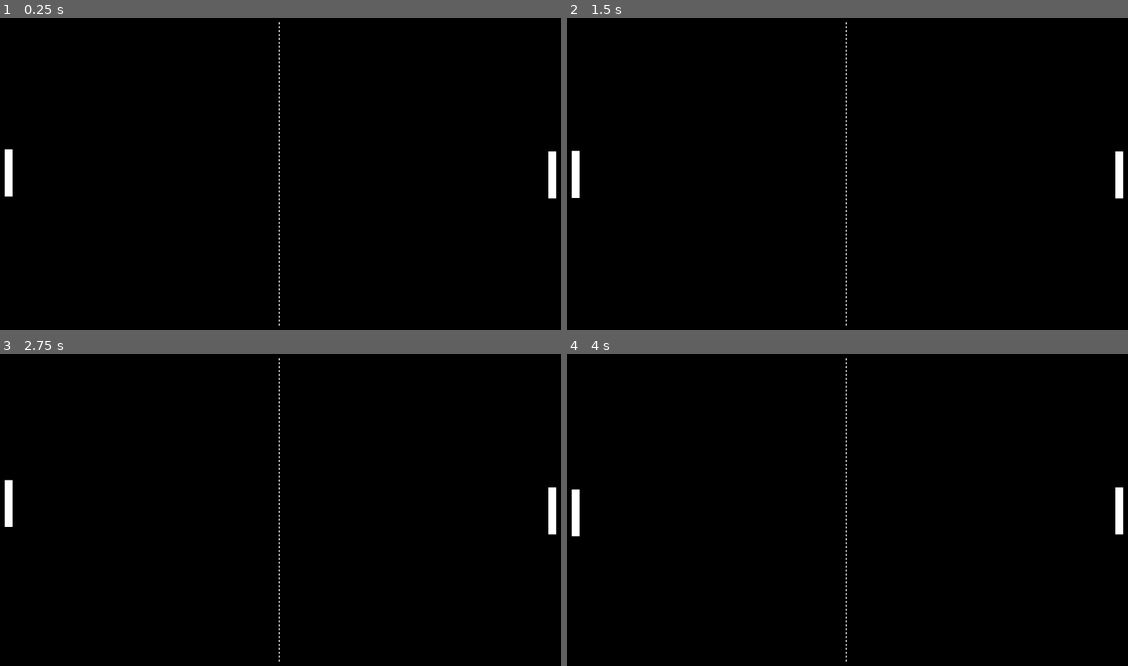
Above: before the commit, frames 1-4 (two rows, left to right).
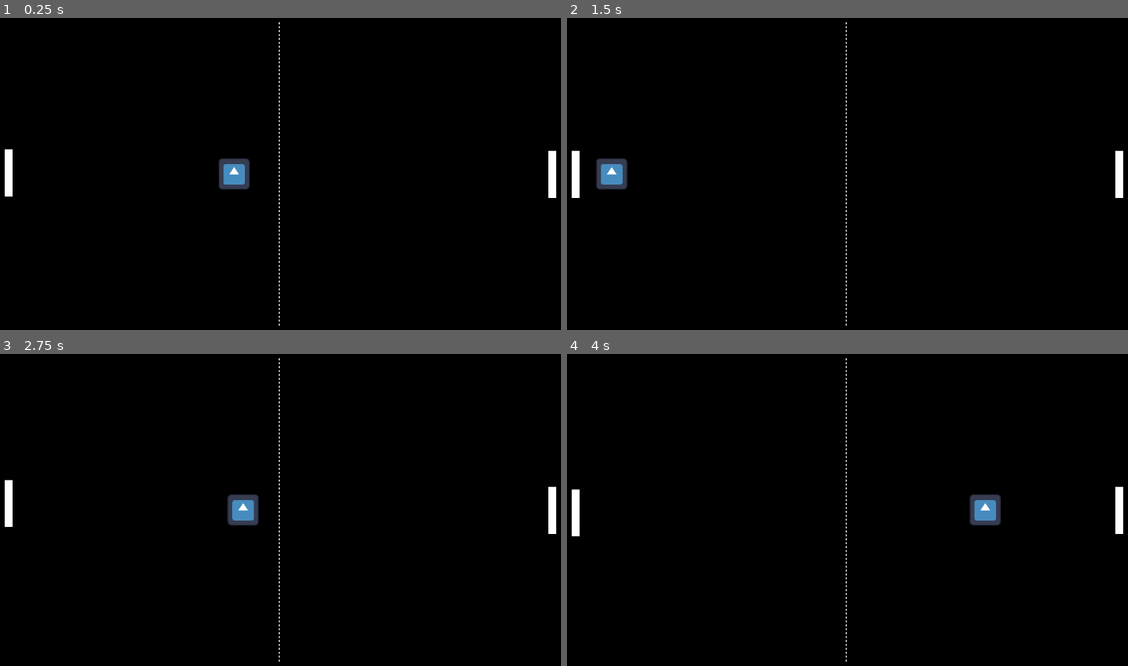
Above: after the commit, the same moments.

Repository: matthew-talamantes/godot-pong
Game: Godot game, scene res://scenes/map.tscn
Two runs of this game, one before a commit and one after it. Both use one fixed random seed, a clock stepped at 60 frames per second and the inputs below. The engine's default icon, where the game draws it, is replaced by a stand-in: a white triangle on a blue panel in a dark square.
Inputs (mouse positions are in pixels of both pictures, inside the frame that each line leads up to):
- Up to frame 1 (0.25 s): no input
- Up to frame 2 (1.5 s): move the mouse to (881, 170) at 0.52 s; move the mouse to (819, 174) at 1.27 s
- Up to frame 3 (2.75 s): move the mouse to (297, 503) at 2.02 s
- Up to frame 4 (4 s): move the mouse to (841, 513) at 2.77 s; move the mouse to (892, 513) at 3.52 s

The runs differ from the first frame. In frame 1, 0.6% of the frame differs, in the area x 38-100%, y 42-58%; in frame 2, 0.6%, in the area x 5-100%, y 42-58%; in frame 3, 0.6%; in frame 4, 0.6%.

Commit message:
Start work on ball

Diff:
--- a/project.godot
+++ b/project.godot
@@ -19,6 +19,10 @@
 
 Globals="*res://scripts/globals.gd"
 
+[global_group]
+
+player=""
+
 [input]
 
 ui_accept={
@@ -331,6 +335,10 @@
 ]
 }
 
+[physics]
+
+2d/default_gravity_vector=Vector2(1, 0)
+
 [rendering]
 
 renderer/rendering_method="gl_compatibility"
--- /dev/null
+++ b/scenes/ball.tscn
@@ -0,0 +1,25 @@
+[gd_scene load_steps=5 format=3 uid="uid://cq0iphrr2vvtt"]
+
+[ext_resource type="Texture2D" uid="uid://c8msxaots0fis" path="res://assets/icon.svg" id="1_7s4qf"]
+[ext_resource type="Script" uid="uid://cs8aw2k741pbf" path="res://scripts/ball.gd" id="1_cxlvu"]
+
+[sub_resource type="PhysicsMaterial" id="PhysicsMaterial_cxlvu"]
+bounce = 1.0
+
+[sub_resource type="RectangleShape2D" id="RectangleShape2D_7s4qf"]
+size = Vector2(64, 64)
+
+[node name="Ball" type="RigidBody2D"]
+physics_material_override = SubResource("PhysicsMaterial_cxlvu")
+contact_monitor = true
+max_contacts_reported = 5
+script = ExtResource("1_cxlvu")
+
+[node name="Sprite2D" type="Sprite2D" parent="."]
+scale = Vector2(0.5, 0.5)
+texture = ExtResource("1_7s4qf")
+
+[node name="CollisionShape2D" type="CollisionShape2D" parent="."]
+shape = SubResource("RectangleShape2D_7s4qf")
+
+[connection signal="body_entered" from="." to="." method="_on_body_entered"]
--- a/scenes/map.tscn
+++ b/scenes/map.tscn
@@ -1,9 +1,10 @@
-[gd_scene load_steps=7 format=4 uid="uid://c3rwmi2w4odf4"]
+[gd_scene load_steps=8 format=4 uid="uid://c3rwmi2w4odf4"]
 
 [ext_resource type="Script" uid="uid://esbwmym6bcat" path="res://scripts/map.gd" id="1_gldc4"]
 [ext_resource type="Texture2D" uid="uid://hperljcfj1ce" path="res://assets/net.png" id="1_paxxb"]
-[ext_resource type="PackedScene" uid="uid://bv2rsxdh8i76d" path="res://scenes/actor.tscn" id="2_gldc4"]
 [ext_resource type="PackedScene" uid="uid://dxymfqfvu51u3" path="res://scenes/player.tscn" id="4_0cso3"]
+[ext_resource type="PackedScene" uid="uid://cq0iphrr2vvtt" path="res://scenes/ball.tscn" id="5_2klcf"]
+[ext_resource type="PackedScene" uid="uid://caxkwchtoc7j5" path="res://scenes/opponent.tscn" id="5_2lpho"]
 
 [sub_resource type="TileSetAtlasSource" id="TileSetAtlasSource_wijl4"]
 texture = ExtResource("1_paxxb")
@@ -29,8 +30,11 @@
 [node name="Camera2D" type="Camera2D" parent="."]
 position = Vector2(576, 324)
 
-[node name="Actor" parent="." instance=ExtResource("2_gldc4")]
-position = Vector2(1130, 328)
-
 [node name="Player" parent="." instance=ExtResource("4_0cso3")]
 position = Vector2(19, 85)
+
+[node name="Ball" parent="." instance=ExtResource("5_2klcf")]
+position = Vector2(572, 326)
+
+[node name="Opponent" parent="." instance=ExtResource("5_2lpho")]
+position = Vector2(1130, 327)
--- /dev/null
+++ b/scenes/opponent.tscn
@@ -0,0 +1,5 @@
+[gd_scene load_steps=2 format=3 uid="uid://caxkwchtoc7j5"]
+
+[ext_resource type="PackedScene" uid="uid://bv2rsxdh8i76d" path="res://scenes/actor.tscn" id="1_ocjdi"]
+
+[node name="Opponent" groups=["player"] instance=ExtResource("1_ocjdi")]
--- a/scenes/player.tscn
+++ b/scenes/player.tscn
@@ -3,5 +3,5 @@
 [ext_resource type="PackedScene" uid="uid://bv2rsxdh8i76d" path="res://scenes/actor.tscn" id="1_3vyb7"]
 [ext_resource type="Script" uid="uid://fvgp60yml46h" path="res://scripts/player.gd" id="2_g2els"]
 
-[node name="Player" instance=ExtResource("1_3vyb7")]
+[node name="Player" groups=["player"] instance=ExtResource("1_3vyb7")]
 script = ExtResource("2_g2els")
--- /dev/null
+++ b/scripts/ball.gd
@@ -0,0 +1,24 @@
+extends RigidBody2D
+
+@export var initial_speed: float = 400.0
+@export var gravityModifier: float = 0.0
+
+# func _integrate_forces(_state: PhysicsDirectBodyState2D) -> void:
+#     rotation_degrees = 0
+
+func _ready() -> void:
+	lock_rotation  = true
+	randomize()
+	if randi() % 2 == 0:
+		initial_speed = -initial_speed
+		gravity_scale = gravityModifier * -1.0
+	apply_central_impulse(Vector2(initial_speed, 0))
+
+
+
+func _on_body_entered(body: Node) -> void:
+	print("Collided with: ", body.name)
+	if body.is_in_group("player"):
+		print("Hit Player")
+		print("Gravity Scale Before: ", gravity_scale)
+		gravity_scale = gravity_scale * -1.0
Not shown, added: scripts/ball.gd.uid
